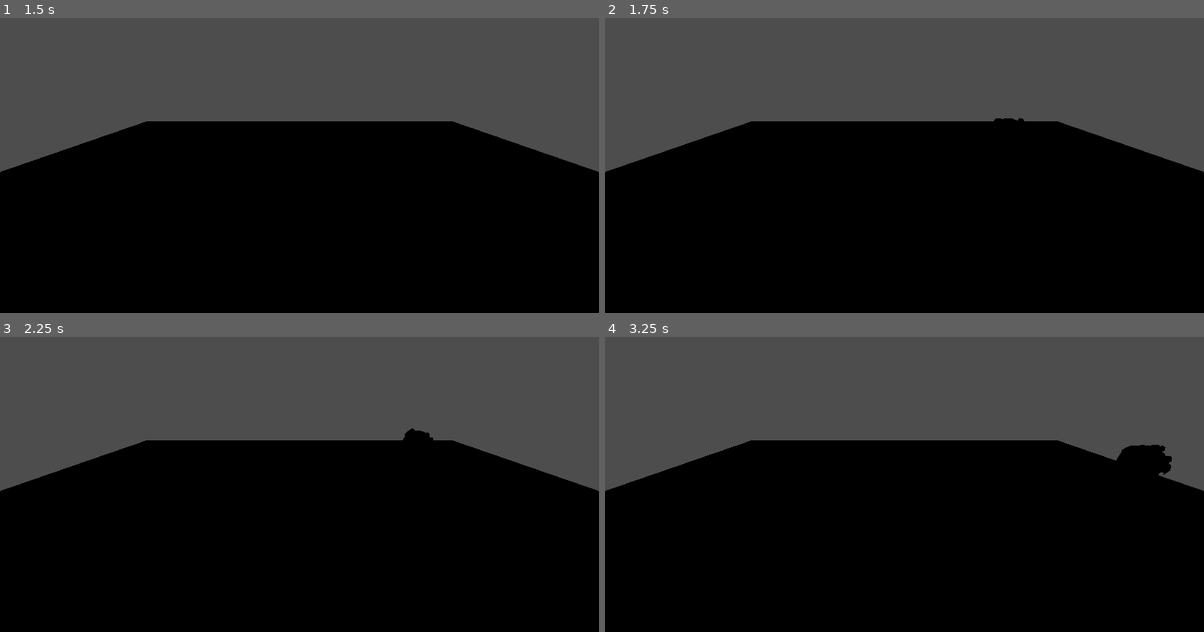
Above: before the commit, frames 1-4 (two rows, left to right).
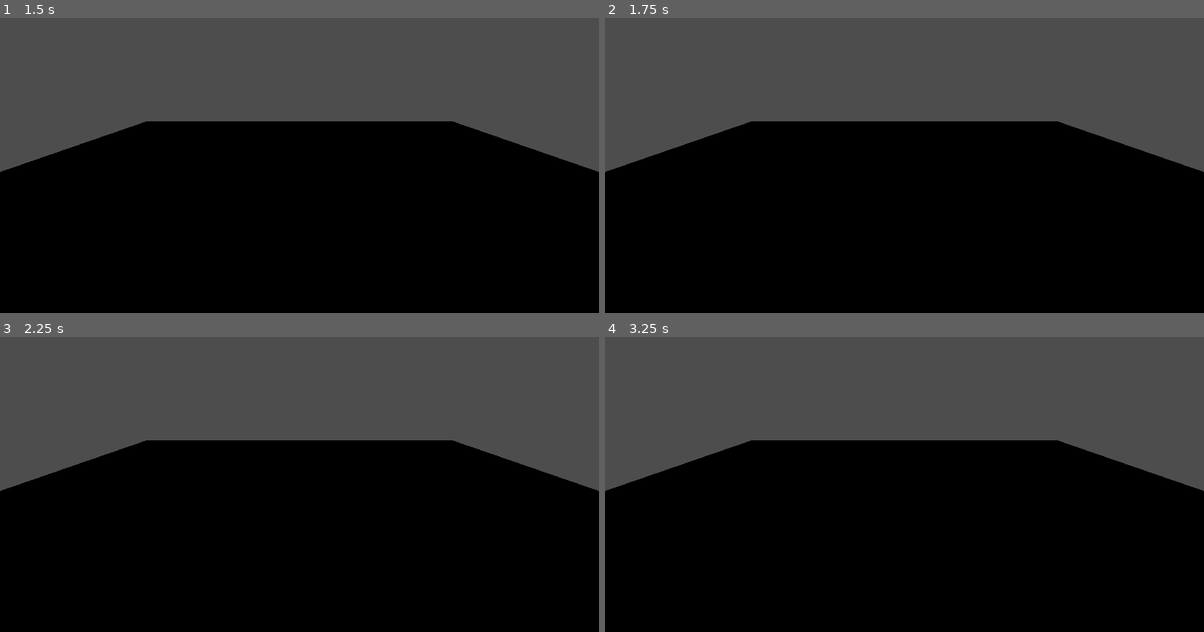
Above: after the commit, the same moments.

Repository: wraymscott/Crimsoncode-Hackathon-2026
Game: Godot game, scene res://assets/scenes/debug_level.tscn
The game is run twice, just before and just after one commit, with the same random seed, the same clock (stepped at 60 frames per second) and the same inputs.
Inputs:
- Up to frame 1 (1.5 s): tap Enter (ui_accept) at 0.5, 0.77, 1.25 s; hold Right (ui_right) 0.53-1.28 s; hold Down (ui_down) from 1.28 s (still down)
- Up to frame 2 (1.75 s): keep holding Down (ui_down); tap Enter (ui_accept) at 1.52 s
- Up to frame 3 (2.25 s): release Down (ui_down) at 2.03 s; hold Right (ui_right) from 2.03 s (still down)
- Up to frame 4 (3.25 s): release Right (ui_right) at 2.78 s; hold Up (ui_up) from 2.78 s (still down); tap Enter (ui_accept) at 3.02 s

Frame 1 is identical in both runs. In frame 2, less than 0.1% of the frame differs, in the area x 64-70%, y 34-36%; in frame 3, 0.1%; in frame 4, 0.7%, in the area x 85-95%, y 36-47%.

Commit message:
fixed up down movement

Diff:
--- a/undercooked/assets/scenes/player_controller.gd
+++ b/undercooked/assets/scenes/player_controller.gd
@@ -18,7 +18,7 @@
 
 	# Get the input direction and handle the movement/deceleration.
 	# As good practice, you should replace UI actions with custom gameplay actions.
-	var input_dir := Input.get_vector("ui_left", "ui_right", "ui_down", "ui_up")
+	var input_dir := Input.get_vector("ui_left", "ui_right", "ui_up", "ui_down")
 	var direction := Vector3(input_dir.x, 0, input_dir.y).normalized()
 
 
